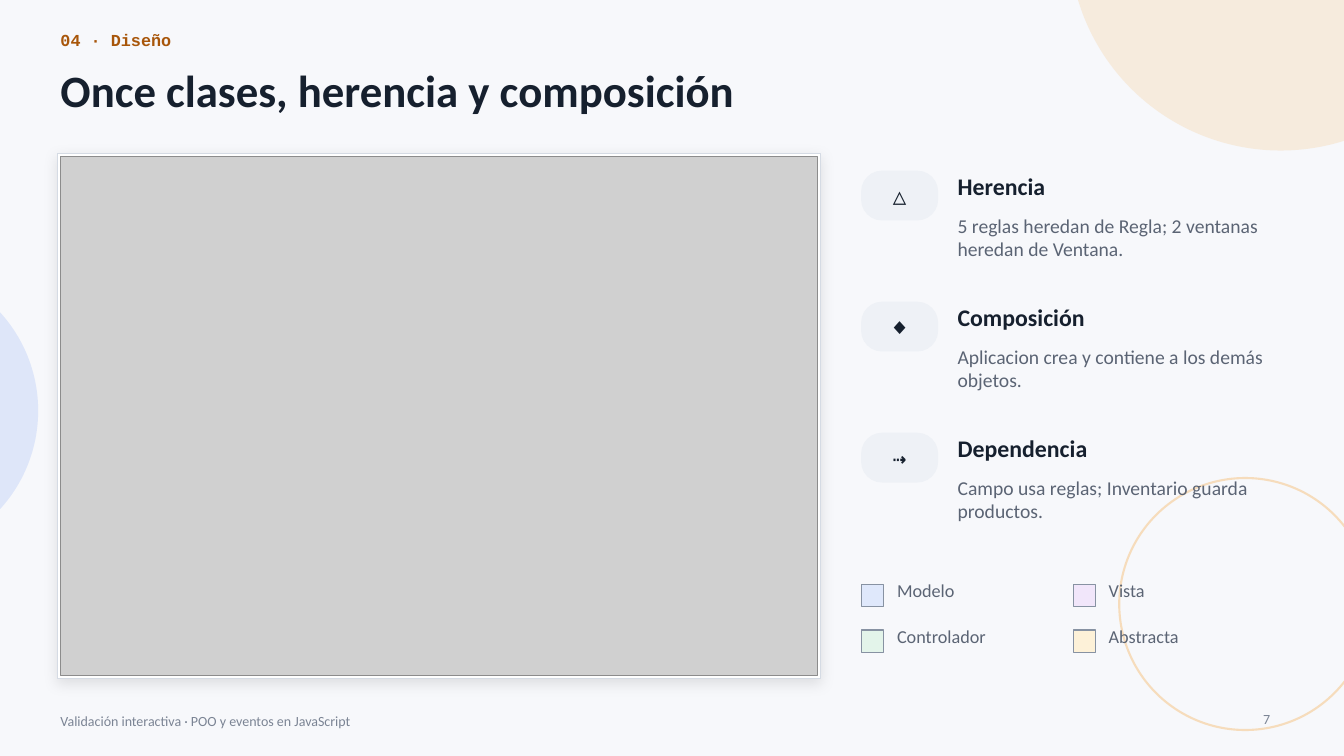
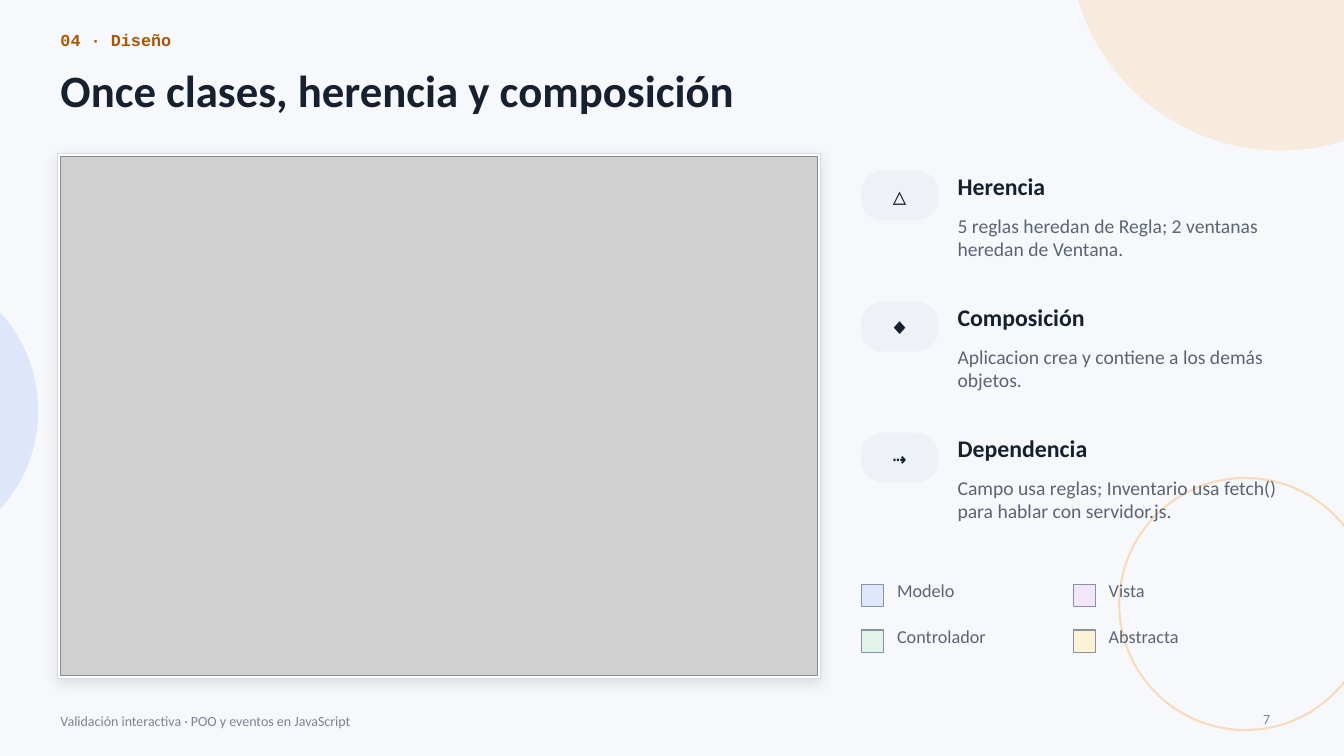
Before and after one commit to franconex/Actividad-2-DW2, a slide deck: slide 7 of Presentacion_POO_Eventos_PRO.pptx. Drawn at 1344x756 pixels with LibreOffice and Linux fonts; fonts in the diff are those of the drawing; grey boxes stand for pictures. Boxes give left, top, right and bottom in pixels: in the first picture for what was removed or moved away, otherwise in the second. Text is boxed around its words. In the diff, an @@ line names an element or a change of style, - is before the commit and + after.

```diff
--- a/Presentacion_POO_Eventos_PRO.pptx
+++ b/Presentacion_POO_Eventos_PRO.pptx
@@ text at <box>958,479,1276,524</box>: text changed @@
-Campo usa reglas; Inventario guarda productos.
+Campo usa reglas; Inventario usa fetch() para hablar con servidor.js.
```
Also in this commit, not shown: 3 other slides changed, 4 slides added, 2 other files.
